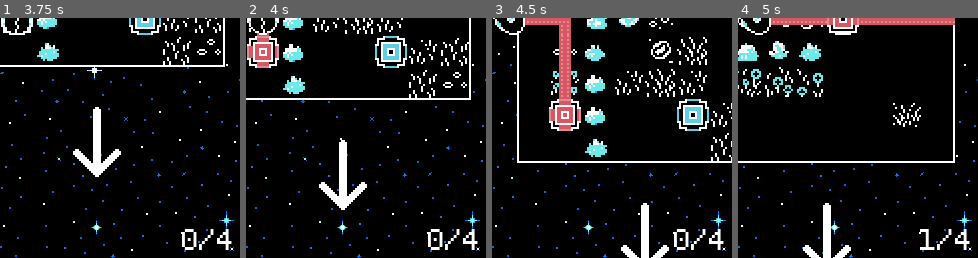
Above: before the commit, frames 1-4 (left to right).
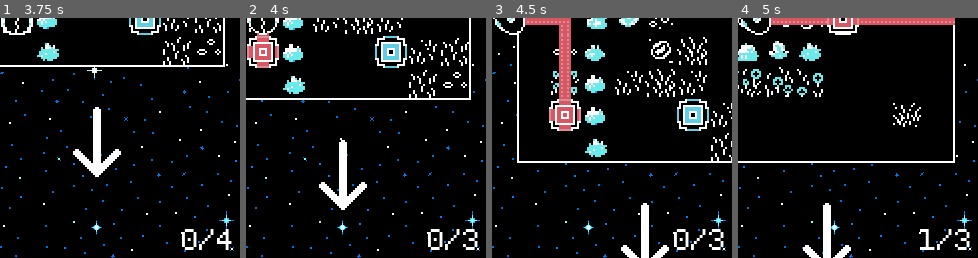
Above: after the commit, the same moments.

Repository: cprosko/polyhedromeda
Game: Godot game, scene res://scenes/start_screen.tscn
Two runs of this game, one before a commit and one after it. Both use one fixed random seed, a clock stepped at 60 frames per second and the inputs below. The engine's default icon, where the game draws it, is replaced by a stand-in: a white triangle on a blue panel in a dark square.
Inputs:
- Up to frame 1 (3.75 s): click "Play" at 0.5 s; tap Enter (continue) at 1.25, 1.35, 2, 3.5, 3.6 s; hold Right (move_right) 1.28-2.03 s; hold Down (move_down) 2.03-2.78 s; tap Shift (sprint) at 2.1 s; hold Right (move_right) 2.78-3.53 s; hold Z (undo) 2.78-3.53 s; hold Up (move_up) from 3.53 s (still down)
- Up to frame 2 (4 s): keep holding Up (move_up)
- Up to frame 3 (4.5 s): release Up (move_up) at 4.28 s; hold Left (move_left) from 4.28 s (still down); hold Shift (sprint) from 4.28 s (still down)
- Up to frame 4 (5 s): keep holding Left (move_left); keep holding Shift (sprint)
The pictures show only the part of the screen within x 46-96%, y 50-100%; the shares and areas given below are measured in that part.

Frame 1 is identical in both runs. In frame 2, 0.3% of the frame differs, in the area x 90-97%, y 87-97%; in frame 3, 0.3%; in frame 4, 0.3%.

Commit message:
Corrected score label showing incorrect total.

Diff:
--- a/scripts/node_score_label.gd
+++ b/scripts/node_score_label.gd
@@ -16,7 +16,7 @@
 
 # Public Methods
 func update_text() -> void:
-	text = str(_active_nodes)+"/"+str(map_manager.TotalNodes + 1)
+	text = str(_active_nodes)+"/"+str(map_manager.TotalNodes)
 
 
 # Signal Response Methods
